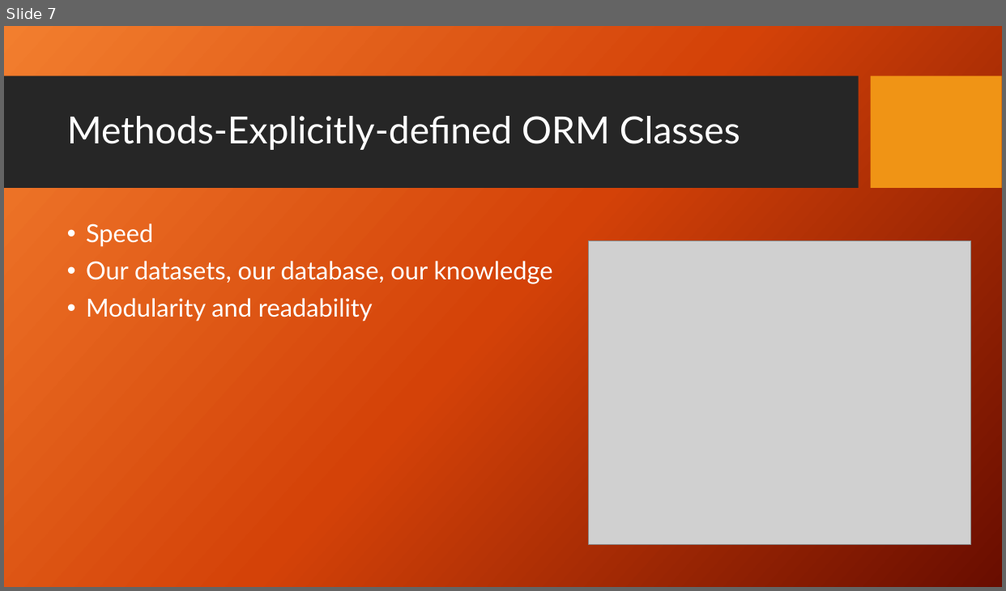
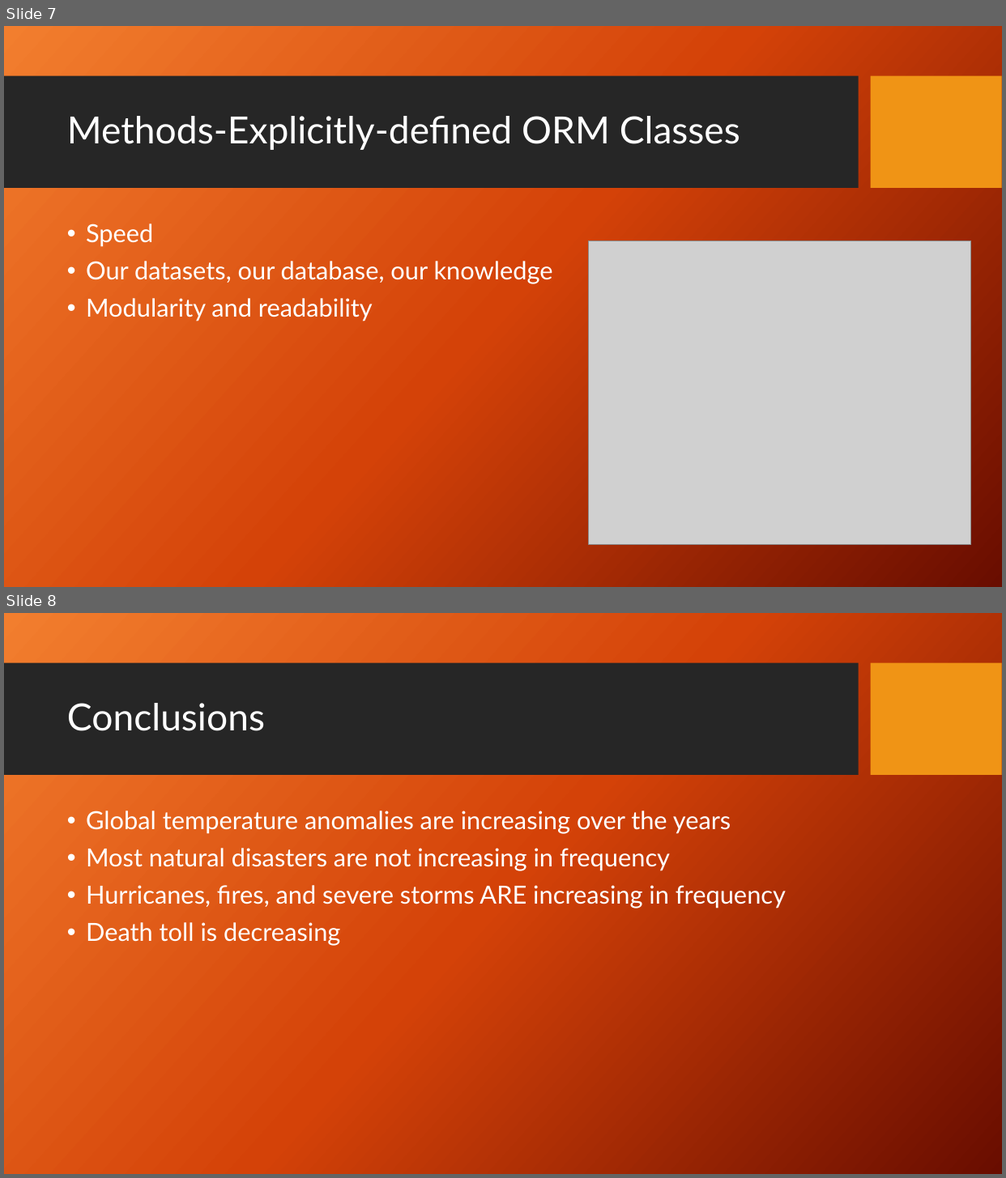
Before and after one commit to marlablanco/Project-3, a slide deck: Project-3.pptx. Shown one above the other, each under a label of ours: slide 7 before the commit, slides 7 and 8 after it. The pictures are 1006x591 and 1006x1178 pixels, drawn with LibreOffice and Linux fonts; fonts in the diff are those of the drawing; grey boxes stand for pictures; background and template pictures are left out. Boxes give left, top, right and bottom in pixels: in the first picture for what was removed or moved away, otherwise in the second. Text is boxed around its words. In the diff, an @@ line names an element or a change of style, - is before the commit and + after.

Commit message:
Added conclusion slide to pp

```diff
--- a/Project-3.pptx
+++ b/Project-3.pptx
@@ slide 8 added at box(4, 613, 1002, 1174), background picture (left out); not listed: 2 template elements that a slide beside it also shows @@
@@ title added at box(67, 703, 265, 731), 36 pt, text #FFFFFF @@
+Conclusions
@@ text added at box(86, 811, 786, 946), 24 pt, text #FFFFFF @@
+• Global temperature anomalies are increasing over the years
+• Most natural disasters are not increasing in frequency
+• Hurricanes, fires, and severe storms ARE increasing in frequency
+• Death toll is decreasing
```
